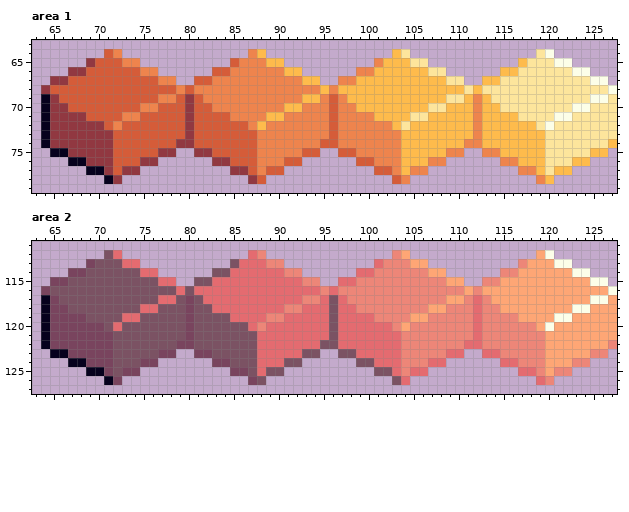
One commit to this pixel-art file: Assets/GamePalette.aseprite. The picture above was drawn from the file before the commit.
128x128 pixels, 1 frame. Shown: area 1: x 63..127, y 63..79; area 2: x 63..127, y 111..127. The commit also changed other parts of the picture, which this record leaves out.
Now the later version:
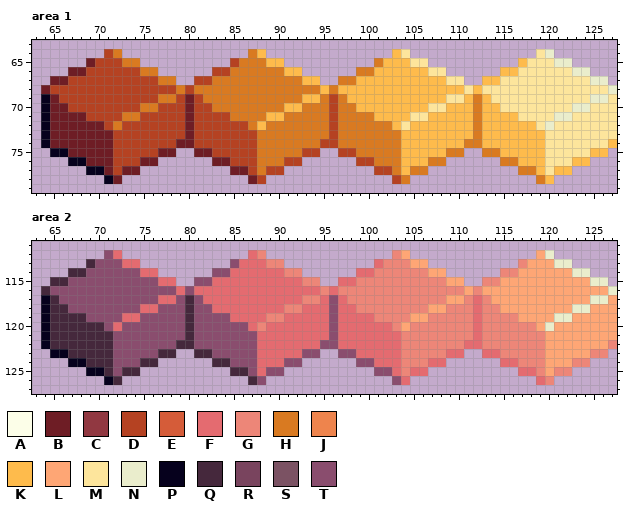
Palette (. is transparent): A #fcfee8  B #6e1d25  C #913841  D #b54222  E #d55c39  F #e46b70  G #ed8678  H #d97a21  J #ee844d  K #febb4c  L #fea675  M #fde59c  N #eaedcc  P #06011d  Q #45283c  R #79445e  S #7b5263  T #8a4d6e
What changed:
--- area 1
@@ x 63..127 @@
 63 .................................................................
-64 ........EJ..............JK..............KM..............MA.......
-65 ......CEEEJJ..........EJJJKK..........JKKKMM..........KMMMAA.....
-66 ....CCEEEEEEJJ......EEJJJJJJKK......JJKKKKKKMM......KKMMMMMMAA...
-67 ..CCEEEEEEEEEEJJ..EEJJJJJJJJJJKK..JJKKKKKKKKKKMM..KKMMMMMMMMMMAA.
-68 .CEEEEEEEEEEEEEEJEJJJJJJJJJJJJJJKJKKKKKKKKKKKKKKMKMMMMMMMMMMMMMMA
-69 .PCEEEEEEEEEEEJJECEJJJJJJJJJJJKKJEJKKKKKKKKKKKMMKJKMMMMMMMMMMMAAM
-70 .PCCEEEEEEEEJJEEECEEJJJJJJJJKKJJJEJJKKKKKKKKMMKKKJKKMMMMMMMMAAMMM
-71 .PCCCCEEEEJJEEEEECEEEEJJJJKKJJJJJEJJJJKKKKMMKKKKKJKKKKMMMMAAMMMMM
-72 .PCCCCCCEJEEEEEEECEEEEEEJKJJJJJJJEJJJJJJKMKKKKKKKJKKKKKKMAMMMMMMM
-73 .PCCCCCCCEEEEEEEECEEEEEEEJJJJJJJJEJJJJJJJKKKKKKKKJKKKKKKKMMMMMMMM
-74 .PCCCCCCCEEEEEEECCEEEEEEEJJJJJJJEEJJJJJJJKKKKKKKJJKKKKKKKMMMMMMMK
-75 ..PPCCCCCEEEEECC..CCEEEEEJJJJJEE..EEJJJJJKKKKKJJ..JJKKKKKMMMMMKK.
-76 ....PPCCCEEECC......CCEEEJJJEE......EEJJJKKKJJ......JJKKKMMMKK...
-77 ......PPCECC..........CCEJEE..........EEJKJJ..........JJKMKK.....
-78 ........PC..............CE..............EJ..............JK.......
+64 ........DH..............HK..............KM..............MN.......
+65 ......BDDDHH..........DHHHKK..........HKKKMM..........KMMMNN.....
+66 ....BBDDDDDDHH......DDHHHHHHKK......HHKKKKKKMM......KKMMMMMMNN...
+67 ..BBDDDDDDDDDDHH..DDHHHHHHHHHHKK..HHKKKKKKKKKKMM..KKMMMMMMMMMMNN.
+68 .BDDDDDDDDDDDDDDHDHHHHHHHHHHHHHHKHKKKKKKKKKKKKKKMKMMMMMMMMMMMMMMN
+69 .PBDDDDDDDDDDDHHDBDHHHHHHHHHHHKKHDHKKKKKKKKKKKMMKHKMMMMMMMMMMMNNM
+70 .PBBDDDDDDDDHHDDDBDDHHHHHHHHKKHHHDHHKKKKKKKKMMKKKHKKMMMMMMMMNNMMM
+71 .PBBBBDDDDHHDDDDDBDDDDHHHHKKHHHHHDHHHHKKKKMMKKKKKHKKKKMMMMNNMMMMM
+72 .PBBBBBBDHDDDDDDDBDDDDDDHKHHHHHHHDHHHHHHKMKKKKKKKHKKKKKKMNMMMMMMM
+73 .PBBBBBBBDDDDDDDDBDDDDDDDHHHHHHHHDHHHHHHHKKKKKKKKHKKKKKKKMMMMMMMM
+74 .PBBBBBBBDDDDDDDBBDDDDDDDHHHHHHHDDHHHHHHHKKKKKKKHHKKKKKKKMMMMMMMK
+75 ..PPBBBBBDDDDDBB..BBDDDDDHHHHHDD..DDHHHHHKKKKKHH..HHKKKKKMMMMMKK.
+76 ....PPBBBDDDBB......BBDDDHHHDD......DDHHHKKKHH......HHKKKMMMKK...
+77 ......PPBDBB..........BBDHDD..........DDHKHH..........HHKMKK.....
+78 ........PB..............BD..............DH..............HK.......
 79 .................................................................
--- area 2
@@ x 63..127 @@
 111 .................................................................
-112 ........SF..............FG..............GL..............LA.......
-113 ......RSSSFF..........SFFFGG..........FGGGLL..........GLLLAA.....
-114 ....RRSSSSSSFF......SSFFFFFFGG......FFGGGGGGLL......GGLLLLLLAA...
-115 ..RRSSSSSSSSSSFF..SSFFFFFFFFFFGG..FFGGGGGGGGGGLL..GGLLLLLLLLLLAA.
-116 .RSSSSSSSSSSSSSSFSFFFFFFFFFFFFFFGFGGGGGGGGGGGGGGLGLLLLLLLLLLLLLLA
-117 .PRSSSSSSSSSSSFFSRSFFFFFFFFFFFGGFSFGGGGGGGGGGGLLGFGLLLLLLLLLLLAAL
-118 .PRRSSSSSSSSFFSSSRSSFFFFFFFFGGFFFSFFGGGGGGGGLLGGGFGGLLLLLLLLAALLL
-119 .PRRRRSSSSFFSSSSSRSSSSFFFFGGFFFFFSFFFFGGGGLLGGGGGFGGGGLLLLAALLLLL
-120 .PRRRRRRSFSSSSSSSRSSSSSSFGFFFFFFFSFFFFFFGLGGGGGGGFGGGGGGLALLLLLLL
-121 .PRRRRRRRSSSSSSSSRSSSSSSSFFFFFFFFSFFFFFFFGGGGGGGGFGGGGGGGLLLLLLLL
-122 .PRRRRRRRSSSSSSSRRSSSSSSSFFFFFFFSSFFFFFFFGGGGGGGFFGGGGGGGLLLLLLLG
-123 ..PPRRRRRSSSSSRR..RRSSSSSFFFFFSS..SSFFFFFGGGGGFF..FFGGGGGLLLLLGG.
-124 ....PPRRRSSSRR......RRSSSFFFSS......SSFFFGGGFF......FFGGGLLLGG...
-125 ......PPRSRR..........RRSFSS..........SSFGFF..........FFGLGG.....
-126 ........PR..............RS..............SF..............FG.......
+112 ........TF..............FG..............GL..............LN.......
+113 ......QTTTFF..........TFFFGG..........FGGGLL..........GLLLNN.....
+114 ....QQTTTTTTFF......TTFFFFFFGG......FFGGGGGGLL......GGLLLLLLNN...
+115 ..QQTTTTTTTTTTFF..TTFFFFFFFFFFGG..FFGGGGGGGGGGLL..GGLLLLLLLLLLNN.
+116 .QTTTTTTTTTTTTTTFTFFFFFFFFFFFFFFGFGGGGGGGGGGGGGGLGLLLLLLLLLLLLLLN
+117 .PQTTTTTTTTTTTFFTQTFFFFFFFFFFFGGFTFGGGGGGGGGGGLLGFGLLLLLLLLLLLNNL
+118 .PQQTTTTTTTTFFTTTQTTFFFFFFFFGGFFFTFFGGGGGGGGLLGGGFGGLLLLLLLLNNLLL
+119 .PQQQQTTTTFFTTTTTQTTTTFFFFGGFFFFFTFFFFGGGGLLGGGGGFGGGGLLLLNNLLLLL
+120 .PQQQQQQTFTTTTTTTQTTTTTTFGFFFFFFFTFFFFFFGLGGGGGGGFGGGGGGLNLLLLLLL
+121 .PQQQQQQQTTTTTTTTQTTTTTTTFFFFFFFFTFFFFFFFGGGGGGGGFGGGGGGGLLLLLLLL
+122 .PQQQQQQQTTTTTTTQQTTTTTTTFFFFFFFTTFFFFFFFGGGGGGGFFGGGGGGGLLLLLLLG
+123 ..PPQQQQQTTTTTQQ..QQTTTTTFFFFFTT..TTFFFFFGGGGGFF..FFGGGGGLLLLLGG.
+124 ....PPQQQTTTQQ......QQTTTFFFTT......TTFFFGGGFF......FFGGGLLLGG...
+125 ......PPQTQQ..........QQTFTT..........TTFGFF..........FFGLGG.....
+126 ........PQ..............QT..............TF..............FG.......
 127 .................................................................
Where, in picture pixels (left, top, right, bottom), the same in both pictures:
changed: (41, 49, 617, 184)
changed: (41, 250, 401, 385)
changed: (545, 250, 617, 331)
